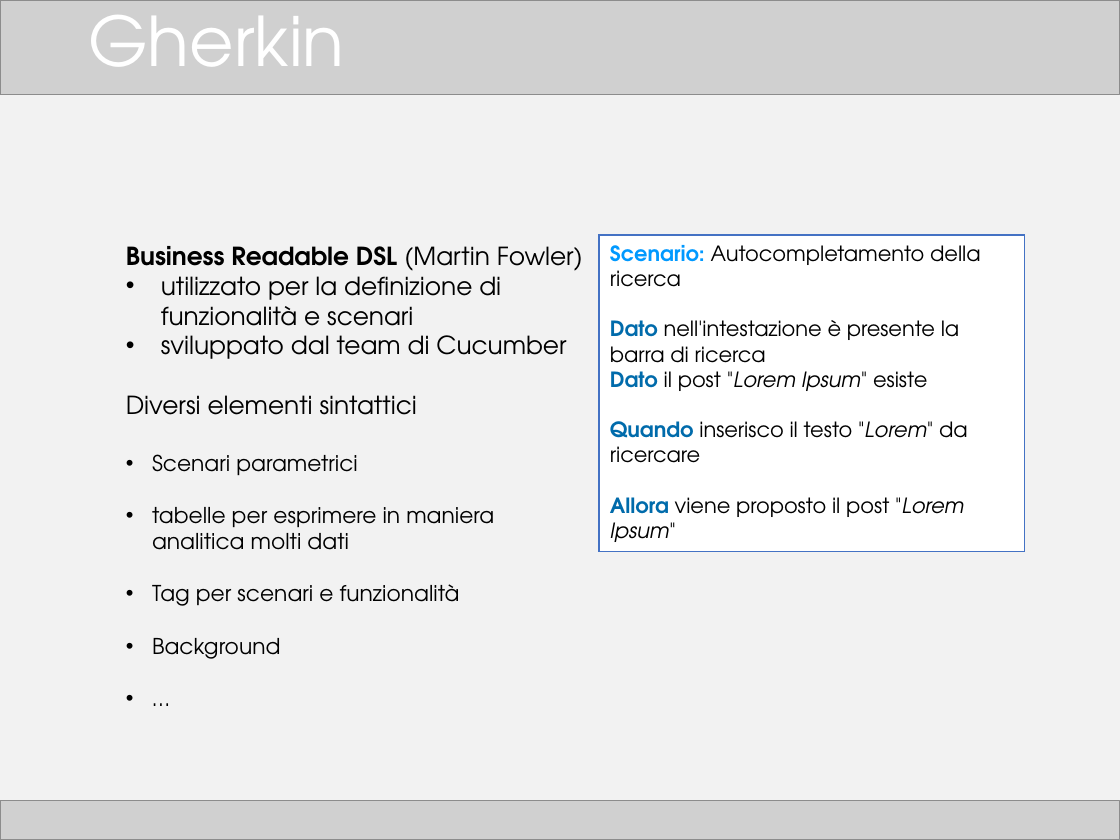
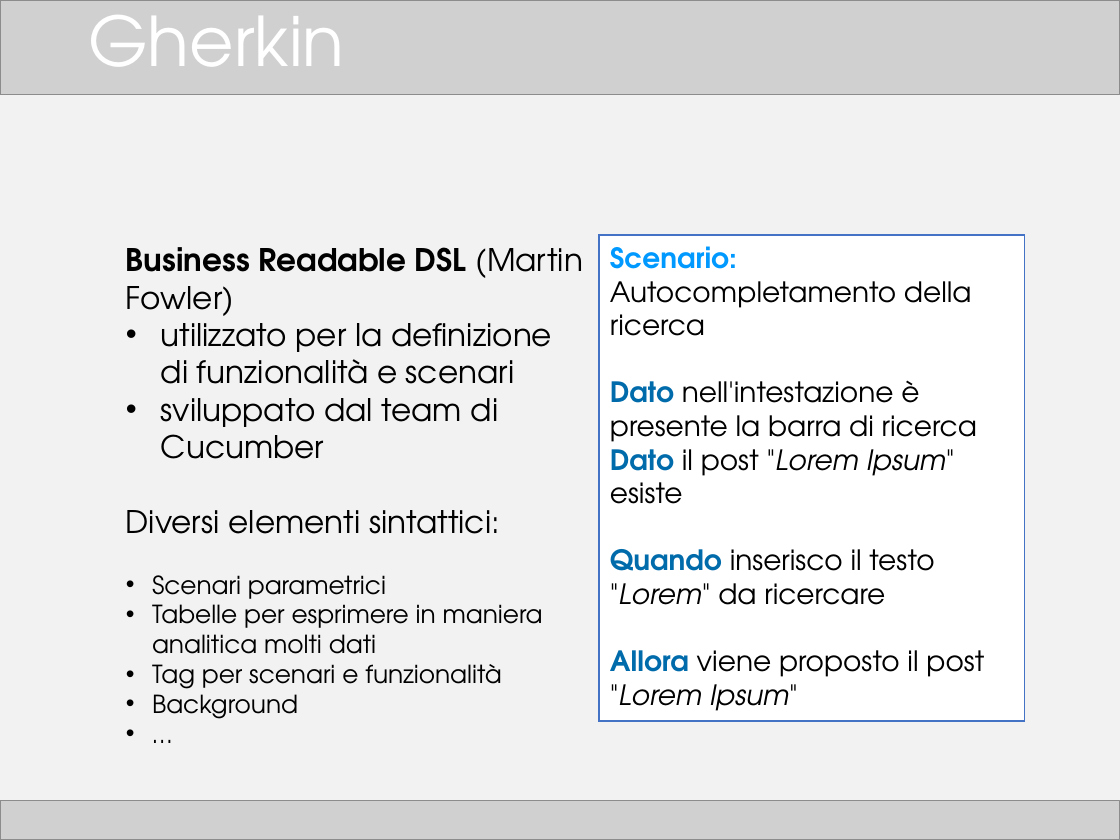
Before and after one commit to TTia/xblog-thesis, a slide deck: slide 14 of Presentazione.pptx. Drawn at 1120x840 pixels with LibreOffice and Linux fonts; fonts in the diff are those of the drawing; grey boxes stand for pictures. Boxes give left, top, right and bottom in pixels: in the first picture for what was removed or moved away, otherwise in the second. Text is boxed around its words. In the diff, an @@ line names an element or a change of style, - is before the commit and + after.

```diff
--- a/Presentazione.pptx
+++ b/Presentazione.pptx
@@ rectangle "Scenario: Autocompletamento della ricerca": place and size @@
-rectangle "Scenario: Autocompletamento della ricerca" at <box>599,235,1025,552</box>
+rectangle "Scenario: Autocompletamento della ricerca" at <box>599,235,1025,721</box>
@@ rectangle "Scenario: Autocompletamento della ricerca" at <box>599,235,1025,721</box>: size 13.5 to 18 pt @@
@@ text at <box>126,247,583,719</box>: size 16 to 20 pt in "Business Readable DSL (Martin Fowler)", "utilizzato per la definizione di funzionalità e ...", "sviluppato dal team di Cucumber"; size 14 to 16 pt in "Scenari parametrici", "Tag per scenari e funzionalità", "Background", "…" @@
@@ text at <box>126,510,500,534</box>: text changed; size 16 to 20 pt @@
-Diversi elementi sintattici
+Diversi elementi sintattici:
@@ text at <box>152,598,543,666</box>: text changed; size 14 to 16 pt @@
-• tabelle per esprimere in maniera analitica molti dati
+• Tabelle per esprimere in maniera analitica molti dati
```
Also in this commit, not shown: 15 other slides changed, 1 other file.
